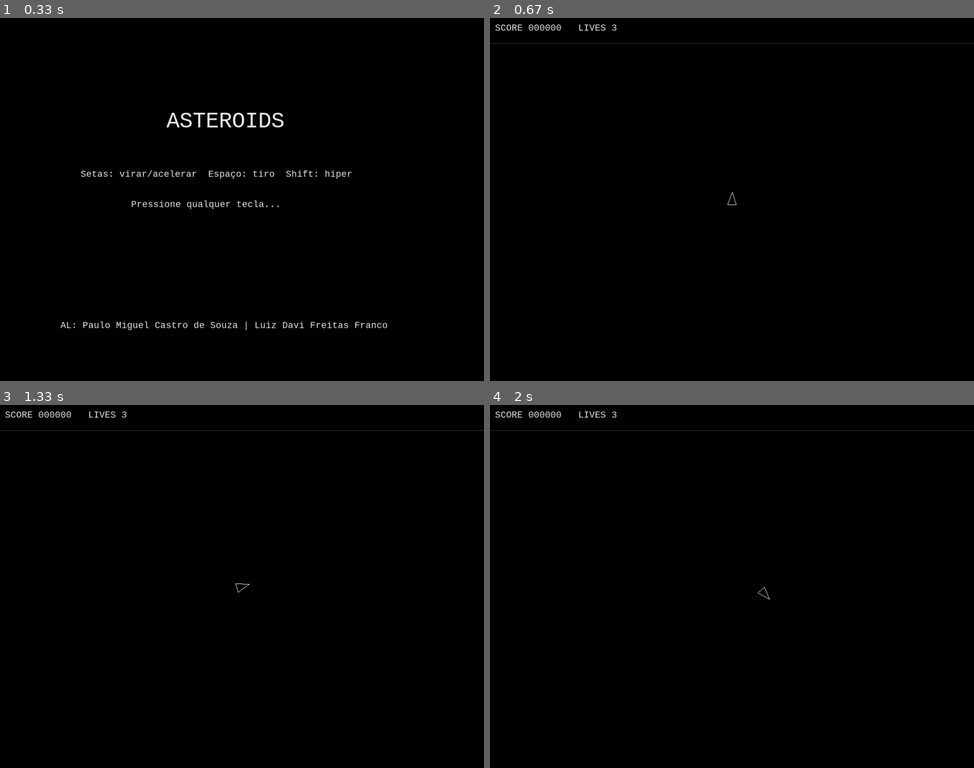
Above: before the commit, frames 1-4 (two rows, left to right).
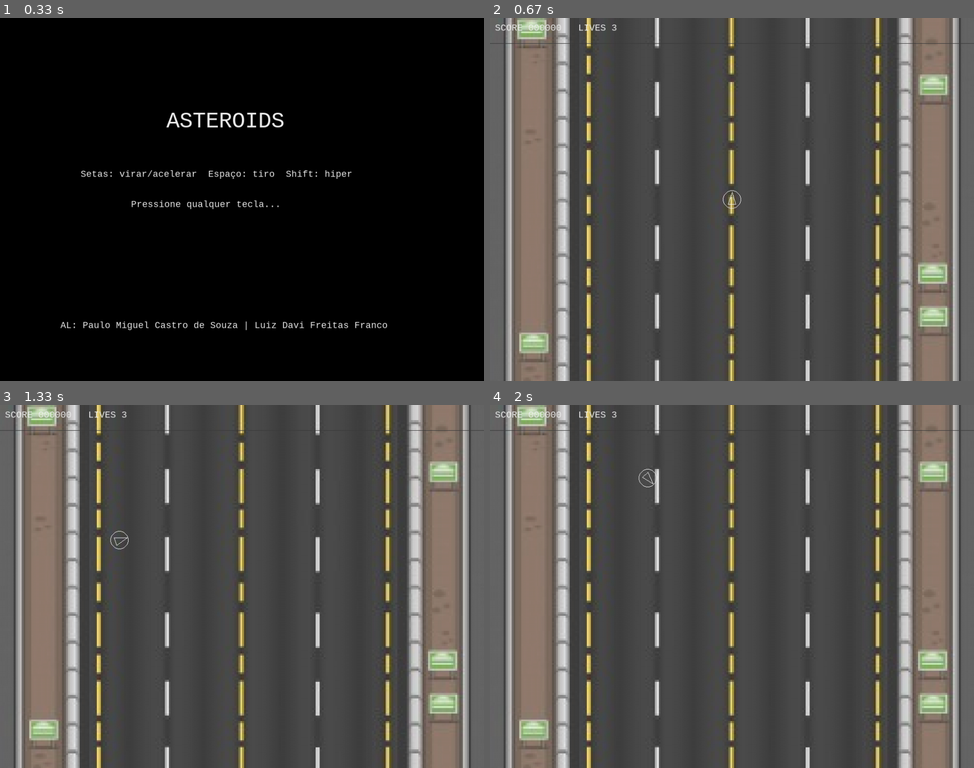
Above: after the commit, the same moments.

Repository: paulomiguel10/lpc2025-
Game: pygame game, started from Atividade010/src/main.py
The game is run twice, just before and just after one commit, with the same random seed, the same clock (stepped at 60 frames per second) and the same inputs.
Inputs:
- Up to frame 1 (0.33 s): no input
- Up to frame 2 (0.67 s): tap Space at 0.33 s
- Up to frame 3 (1.33 s): tap Right Shift at 0.67 s; hold Right from 1 s (still down)
- Up to frame 4 (2 s): release Right at 1.47 s; hold Up 1.5-1.8 s; tap Right Shift at 1.65 s; hold Right from 1.83 s (still down)

Frame 1 is identical in both runs. In frame 2, 100% of the frame differs, in the area x 0-100%, y 0-100%; in frame 3, 100%; in frame 4, 100%.

Commit message:
Background add

Diff:
--- /dev/null
+++ b/Atividade010/src/sprites.py
@@ -0,0 +1,185 @@
+import math
+import os
+from random import uniform
+import pygame as pg
+import config as C
+from utils import Vec, angle_to_vec, draw_circle, draw_poly, wrap_pos
+from config import WIDTH, HEIGHT, FPS
+
+# Caminho base do projeto
+BASE_DIR = os.path.dirname(os.path.dirname(__file__))
+
+# Caminho da imagem de fundo
+BACKGROUND_PATH = os.path.join(BASE_DIR, "sprites", "rua.jpeg")
+
+# 🔧 MUDANÇA: removido .convert() para não exigir display inicializado
+background = pg.image.load(BACKGROUND_PATH)
+background = pg.transform.scale(background, (WIDTH, HEIGHT))
+
+
+class Bullet(pg.sprite.Sprite):
+    def __init__(self, pos: Vec, vel: Vec, owner: str = "ship"):
+        super().__init__()
+        self.pos = Vec(pos)
+        self.vel = Vec(vel)
+        self.ttl = 0.6
+        self.r = 2
+        self.owner = owner
+
+        self.image = pg.Surface((self.r * 2, self.r * 2), pg.SRCALPHA)
+        self.rect = self.image.get_rect(center=self.pos)
+
+    def update(self, dt: float):
+        self.pos += self.vel * dt
+        self.pos = wrap_pos(self.pos)
+        self.ttl -= dt
+        if self.ttl <= 0:
+            self.kill()
+        self.rect.center = self.pos
+
+    def draw(self, surf: pg.Surface):
+        draw_circle(surf, self.pos, self.r)
+
+
+class Ship(pg.sprite.Sprite):
+    instance = None
+
+    def __init__(self, pos: Vec):
+        super().__init__()
+        self.pos = Vec(pos)
+        self.vel = Vec(0, 0)
+        self.angle = -90
+        self.r = C.SHIP_RADIUS
+        self.cool = 0.0
+        self.invuln = C.SAFE_SPAWN_TIME
+
+        self.image = pg.Surface((self.r * 2, self.r * 2), pg.SRCALPHA)
+        self.rect = self.image.get_rect(center=self.pos)
+
+        Ship.instance = self
+
+    def rotate(self, dir: float, dt: float):
+        self.angle += dir * C.SHIP_TURN_SPEED * dt
+
+    def accelerate(self, dt: float):
+        dirv = angle_to_vec(self.angle)
+        self.vel += dirv * C.SHIP_THRUST * dt
+
+    def update(self, dt: float, keys):
+        if keys[pg.K_LEFT]:
+            self.rotate(-1, dt)
+        if keys[pg.K_RIGHT]:
+            self.rotate(1, dt)
+
+        # Aceleração
+        if keys[pg.K_UP]:
+            self.accelerate(dt)
+        else:
+            # Sem tecla de acelerar: para completamente
+            self.vel.xy = (0, 0)
+
+        # Fogo
+        if keys[pg.K_SPACE]:
+            self.fire()
+
+        # Hiperespaço
+        if keys[pg.K_LSHIFT] or keys[pg.K_RSHIFT]:
+            self.hyperspace()
+
+        if self.cool > 0:
+            self.cool -= dt
+        if self.invuln > 0:
+            self.invuln -= dt
+
+        self.pos += self.vel * dt
+        self.pos = wrap_pos(self.pos)
+        self.rect.center = self.pos
+
+    def fire(self) -> "Bullet | None":
+        if self.cool > 0:
+            return None
+        dirv = angle_to_vec(self.angle)
+        pos = self.pos + dirv * (self.r + 6)
+        vel = self.vel + dirv * C.SHIP_BULLET_SPEED
+        self.cool = C.SHIP_FIRE_RATE
+        return Bullet(pos, vel)
+
+    def hyperspace(self):
+        self.pos = Vec(uniform(0, C.WIDTH), uniform(0, C.HEIGHT))
+        self.vel.xy = (0, 0)
+        self.invuln = 1.0
+
+    def draw(self, surf: pg.Surface):
+        dirv = angle_to_vec(self.angle)
+        left = angle_to_vec(self.angle + 140)
+        right = angle_to_vec(self.angle - 140)
+
+        tip = self.pos + dirv * self.r
+        left_pt = self.pos + left * self.r * 0.8
+        right_pt = self.pos + right * self.r * 0.8
+
+        draw_poly(surf, [tip, left_pt, right_pt])
+
+        if self.invuln > 0:
+            # contorno de invulnerabilidade
+            draw_circle(surf, self.pos, self.r + 3)
+
+
+class UFO(pg.sprite.Sprite):
+    def __init__(self, pos: Vec, target: pg.sprite.Sprite):
+        super().__init__()
+        self.pos = Vec(pos)
+        self.target = target
+        self.r = C.UFO_SMALL["r"]
+        self.speed = C.UFO_SPEED
+        self.turn_rate = math.radians(120)
+        self.dir = Vec(1, 0)
+        self.fire_cooldown = 1.2
+        self.time_since_last_shot = 0.0
+
+        self.image = pg.Surface((self.r * 2, self.r * 2), pg.SRCALPHA)
+        self.rect = self.image.get_rect(center=self.pos)
+
+    def update(self, dt: float):
+        # Aim at target (ship)
+        if self.target and hasattr(self.target, "pos"):
+            to_ship = self.target.pos - self.pos
+            if to_ship.length_squared() > 0:
+                desired_dir = to_ship.normalize()
+
+                # Current angle and desired angle
+                current_angle = math.atan2(self.dir.y, self.dir.x)
+                desired_angle = math.atan2(desired_dir.y, desired_dir.x)
+
+                # Shortest angle difference
+                angle_diff = (desired_angle - current_angle + math.pi) % (
+                    2 * math.pi
+                ) - math.pi
+
+                max_step = self.turn_rate * dt
+                if angle_diff > max_step:
+                    angle_diff = max_step
+                elif angle_diff < -max_step:
+                    angle_diff = -max_step
+
+                new_angle = current_angle + angle_diff
+                self.dir = Vec(math.cos(new_angle), math.sin(new_angle))
+
+        # Movement
+        self.pos += self.dir * self.speed * dt
+        self.pos = wrap_pos(self.pos)
+        self.rect.center = self.pos
+
+    def draw(self, surf: pg.Surface):
+        # Corpo principal
+        draw_circle(surf, self.pos, self.r)
+
+        # Cúpula
+        dome_pos = self.pos - Vec(0, self.r * 0.3)
+        draw_circle(surf, dome_pos, self.r * 0.6)
+
+        # Base
+        left_base = self.pos + Vec(-self.r * 1.2, self.r * 0.2)
+        right_base = self.pos + Vec(self.r * 1.2, self.r * 0.2)
+        front_base = self.pos + Vec(0, self.r * 0.7)
+        draw_poly(surf, [left_base, right_base, front_base])
--- a/JOgoFianal/src/systems.py
+++ b/Atividade010/src/systems.py
@@ -1,10 +1,9 @@
-
 import math
 from random import uniform
 
 import pygame as pg
 import config as C
-from sprites import Ship, UFO
+from sprites import Ship, UFO, background
 from utils import Vec, rand_edge_pos
 
 
@@ -21,43 +20,33 @@
         self.ufo_timer = C.UFO_SPAWN_EVERY
 
     def spawn_ufo(self):
-        small = True  # apenas naves pequenas
-        y = uniform(0, C.HEIGHT)
-        x = 0 if uniform(0, 1) < 0.5 else C.WIDTH
-        ufo = UFO(Vec(x, y), small)
-        ufo.world = self    # ADIÇÂO: referência ao mundo
+        side = uniform(0, 4)
+        if side < 1:
+            pos = Vec(0, uniform(0, C.HEIGHT))
+        elif side < 2:
+            pos = Vec(C.WIDTH, uniform(0, C.HEIGHT))
+        elif side < 3:
+            pos = Vec(uniform(0, C.WIDTH), 0)
+        else:
+            pos = Vec(uniform(0, C.WIDTH), C.HEIGHT)
+
+        ufo = UFO(pos, self.ship)
         self.ufos.add(ufo)
         self.all_sprites.add(ufo)
 
-    def try_fire(self):
-        if len(self.bullets) >= C.MAX_BULLETS:
-            return
-        b = self.ship.fire()
-        if b:
-            self.bullets.add(b)
-            self.all_sprites.add(b)
+    def update(self, dt: float, keys):
+        self.ship.update(dt, keys)
+        self.bullets.update(dt)
+        self.ufos.update(dt)
 
-    def hyperspace(self):
-        self.ship.hyperspace()
-        self.score = max(0, self.score - C.HYPERSPACE_COST)
+        self.safe -= dt
+        self.ufo_timer -= dt
 
-    def update(self, dt: float, keys):
-        self.all_sprites.update(dt)
-        self.ship.control(keys, dt)
-
-        # Timers
-        if self.safe > 0:
-            self.safe -= dt
-            self.ship.invuln = 0.5
-        self.ufo_timer -= dt
         if self.ufo_timer <= 0:
             self.spawn_ufo()
             self.ufo_timer = C.UFO_SPAWN_EVERY
 
-        self.handle_collisions()
-
-
-    def handle_collisions(self):
+        # Colisão nave x UFO
         if self.ship.invuln <= 0 and self.safe <= 0:
             for ufo in self.ufos:
                 if (ufo.pos - self.ship.pos).length() < (ufo.r + self.ship.r):
@@ -66,7 +55,7 @@
 
         for ufo in list(self.ufos):
             for b in list(self.bullets):
-                # ADIÇÂO: só balas da nave podem acertar o UFO
+                # Só balas da nave podem acertar o UFO
                 if getattr(b, "owner", "ship") != "ship":
                     continue
                 if (ufo.pos - b.pos).length() < (ufo.r + b.r):
@@ -86,6 +75,8 @@
             self.__init__()
 
     def draw(self, surf: pg.Surface, font: pg.font.Font):
+        # Desenha o fundo primeiro
+        surf.blit(background, (0, 0))
         for spr in self.all_sprites:
             spr.draw(surf)
 
--- a/JOgoFianal/src/sprites.py
+++ /dev/null
@@ -1,138 +0,0 @@
-
-import math
-from random import uniform
-import pygame as pg
-import config as C
-from utils import Vec, angle_to_vec, draw_circle, draw_poly, wrap_pos
-
-
-class Bullet(pg.sprite.Sprite):
-    def __init__(self, pos: Vec, vel: Vec, owner: str = "ship"):
-        super().__init__()
-        self.pos = Vec(pos)
-        self.vel = Vec(vel)
-        self.ttl = C.BULLET_TTL
-        self.r = C.BULLET_RADIUS
-        self.rect = pg.Rect(0, 0, self.r * 2, self.r * 2)
-        self.owner = owner
-
-    def update(self, dt: float):
-        self.pos += self.vel * dt
-        self.pos = wrap_pos(self.pos)
-        self.ttl -= dt
-        if self.ttl <= 0:
-            self.kill()
-        self.rect.center = self.pos
-
-    def draw(self, surf: pg.Surface):
-        draw_circle(surf, self.pos, self.r)
-
-
-class Ship(pg.sprite.Sprite):
-    instance = None
-
-    def __init__(self, pos: Vec):
-        super().__init__()
-        self.pos = Vec(pos)
-        self.vel = Vec(0, 0)
-        self.angle = -90.0
-        self.cool = 0.0
-        self.invuln = 0.0
-        self.alive = True
-        self.r = C.SHIP_RADIUS
-        self.rect = pg.Rect(0, 0, self.r * 2, self.r * 2)
-        Ship.instance = self
-
-    def control(self, keys: pg.key.ScancodeWrapper, dt: float):
-        if keys[pg.K_LEFT]:
-            self.angle -= C.SHIP_TURN_SPEED * dt
-        if keys[pg.K_RIGHT]:
-            self.angle += C.SHIP_TURN_SPEED * dt
-        if keys[pg.K_UP]:
-            # Movimento imediato, sem derrapagem
-            self.vel = angle_to_vec(self.angle) * C.SHIP_THRUST
-        else:
-            # Sem tecla de acelerar: para completamente
-            self.vel.xy = (0, 0)
-
-    def fire(self) -> Bullet | None:
-        if self.cool > 0:
-            return None
-        dirv = angle_to_vec(self.angle)
-        pos = self.pos + dirv * (self.r + 6)
-        vel = self.vel + dirv * C.SHIP_BULLET_SPEED
-        self.cool = C.SHIP_FIRE_RATE
-        return Bullet(pos, vel)
-
-    def hyperspace(self):
-        self.pos = Vec(uniform(0, C.WIDTH), uniform(0, C.HEIGHT))
-        self.vel.xy = (0, 0)
-        self.invuln = 1.0
-
-    def update(self, dt: float):
-        if self.cool > 0:
-            self.cool -= dt
-        if self.invuln > 0:
-            self.invuln -= dt
-        self.pos += self.vel * dt
-        self.pos = wrap_pos(self.pos)
-        self.rect.center = self.pos
-
-    def draw(self, surf: pg.Surface):
-        dirv = angle_to_vec(self.angle)
-        left = angle_to_vec(self.angle + 140)
-        right = angle_to_vec(self.angle - 140)
-        p1 = self.pos + dirv * self.r
-        p2 = self.pos + left * self.r * 0.9
-        p3 = self.pos + right * self.r * 0.9
-        draw_poly(surf, [p1, p2, p3])
-        if self.invuln > 0 and int(self.invuln * 10) % 2 == 0:
-            draw_circle(surf, self.pos, self.r + 6)
-
-
-class UFO(pg.sprite.Sprite):
-    def __init__(self, pos: Vec, small: bool):
-        super().__init__()
-        self.pos = Vec(pos)
-        self.small = small
-        self.r = C.UFO_SMALL["r"] if small else C.UFO_BIG["r"]
-        self.speed = C.UFO_SPEED
-        self.rect = pg.Rect(0, 0, self.r * 2, self.r * 2)
-        self.dir = Vec(1, 0) if uniform(0, 1) < 0.5 else Vec(-1, 0)
-        self.turn_rate = 2.5
-        self.world = None
-
-    def update(self, dt: float):
-        # Follow the player if it's a small UFO
-        if self.small and Ship.instance is not None:
-            desired = Vec(Ship.instance.pos) - self.pos
-            if desired.length_squared() > 0:
-                desired = desired.normalize()
-
-                current_angle = math.atan2(self.dir.y, self.dir.x)
-                desired_angle = math.atan2(desired.y, desired.x)
-                angle_diff = (desired_angle - current_angle +
-                              math.pi) % (2 * math.pi) - math.pi
-
-                max_step = self.turn_rate * dt
-                if angle_diff > max_step:
-                    angle_diff = max_step
-                elif angle_diff < -max_step:
-                    angle_diff = -max_step
-
-                new_angle = current_angle + angle_diff
-                self.dir = Vec(math.cos(new_angle), math.sin(new_angle))
-
-        # Movement
-        self.pos += self.dir * self.speed * dt
-        self.pos = wrap_pos(self.pos)
-        self.rect.center = self.pos
-
-    def draw(self, surf: pg.Surface):
-        w, h = self.r * 2, self.r
-        rect = pg.Rect(0, 0, w, h)
-        rect.center = self.pos
-        pg.draw.ellipse(surf, C.WHITE, rect, width=1)
-        cup = pg.Rect(0, 0, w * 0.5, h * 0.7)
-        cup.center = (self.pos.x, self.pos.y - h * 0.3)
-        pg.draw.ellipse(surf, C.WHITE, cup, width=1)
Binary file added: Atividade010/sprites/rua.jpeg
Renamed: JOgoFianal/src/config.py -> Atividade010/src/config.py
Renamed: JOgoFianal/src/game.py -> Atividade010/src/game.py
Renamed: JOgoFianal/src/main.py -> Atividade010/src/main.py
Renamed: JOgoFianal/src/utils.py -> Atividade010/src/utils.py
Not shown, added: Atividade010 - Copia.zip
Not shown, added: Atividade010/sounds/bangLarge.wav
Not shown, added: Atividade010/sounds/bangMedium.wav
Not shown, added: Atividade010/sounds/bangSmall.wav
Not shown, added: Atividade010/sounds/beat2.wav
Not shown, added: Atividade010/sounds/fire.wav
Not shown, added: Atividade010/sounds/ufo_sound.mp3
